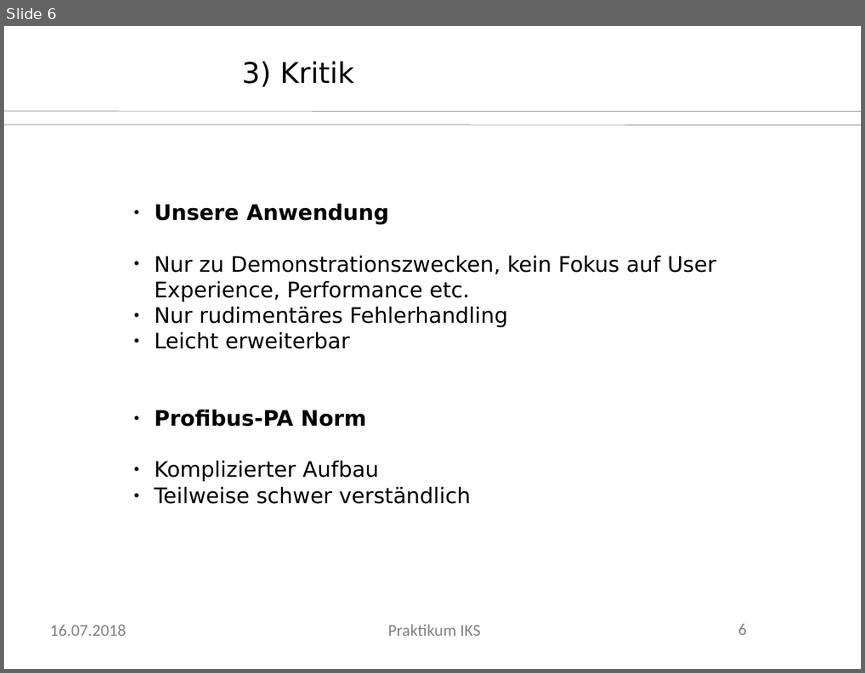
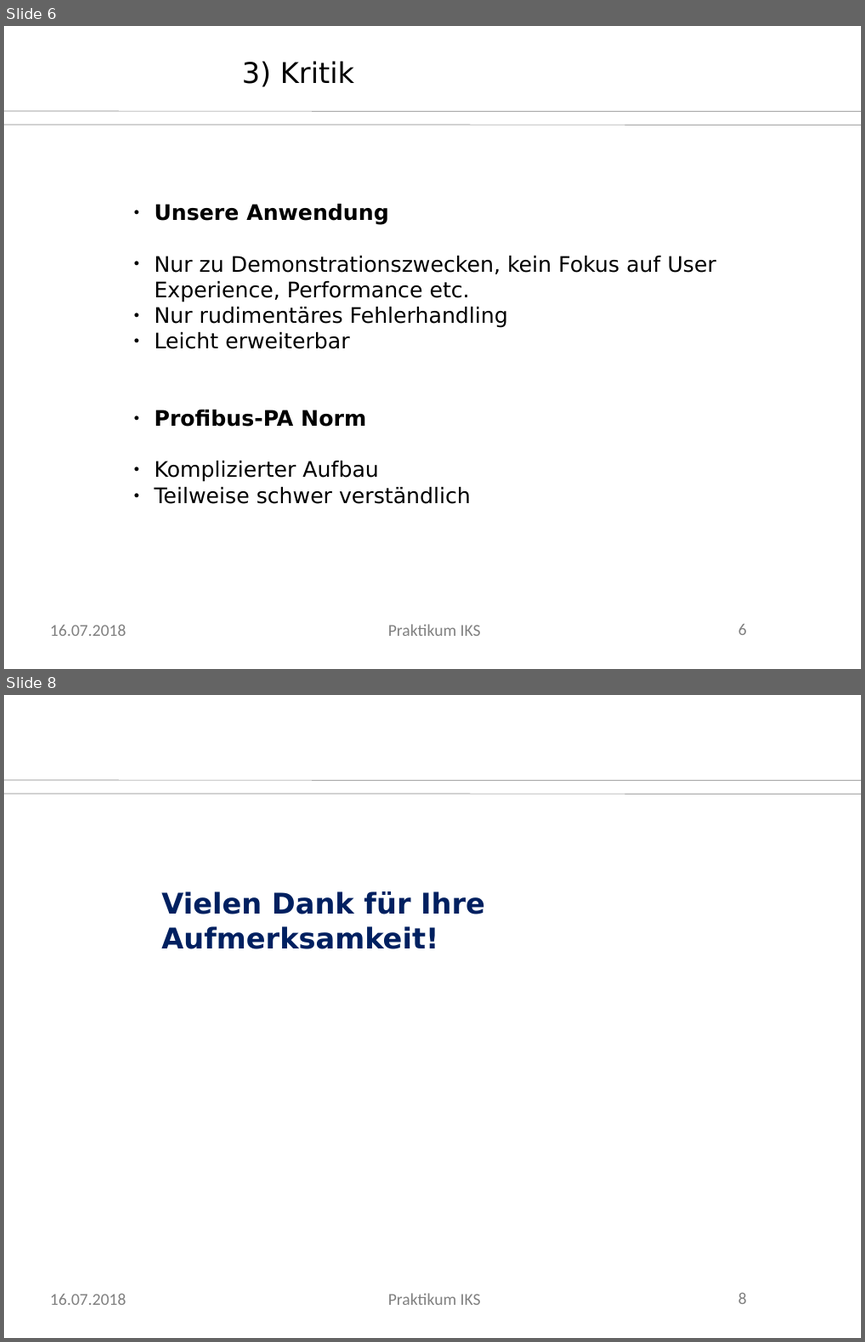
Before and after one commit to axelwogawa/PROFIBus-Profis, a slide deck: presentation/praesi.odp. Shown one above the other, each under a label of ours: slide 6 before the commit, slides 6 and 8 after it; the slides between them are not shown. The pictures are 865x673 and 865x1342 pixels, drawn with LibreOffice and Linux fonts; fonts in the diff are those of the drawing; background and template pictures are left out. Boxes give left, top, right and bottom in pixels: in the first picture for what was removed or moved away, otherwise in the second. Text is boxed around its words. In the diff, an @@ line names an element or a change of style, - is before the commit and + after.

```diff
--- a/presentation/praesi.odp
+++ b/presentation/praesi.odp
@@ slide 8 added at [4, 695, 861, 1338], background #FFFFFF; not listed: 5 template elements that a slide beside it also shows @@
@@ text added at [161, 891, 485, 949], 24 pt, text #002060, bold @@
+Vielen Dank für Ihre Aufmerksamkeit!
```
Also in this commit, not shown: 1 other slide added.
